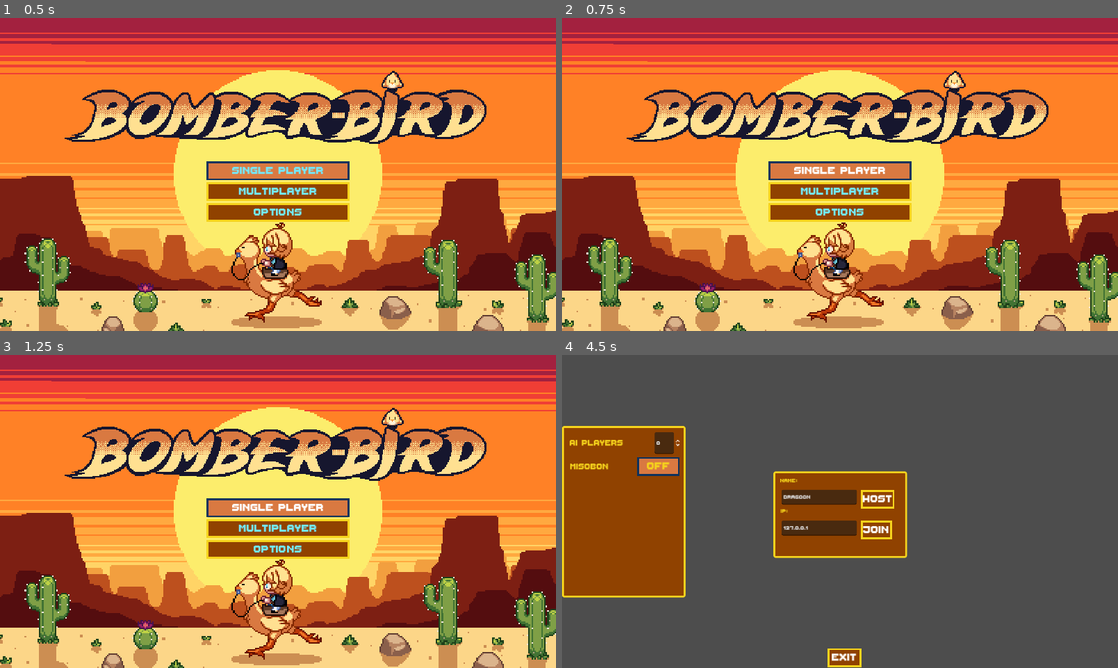
Above: before the commit, frames 1-4 (two rows, left to right).
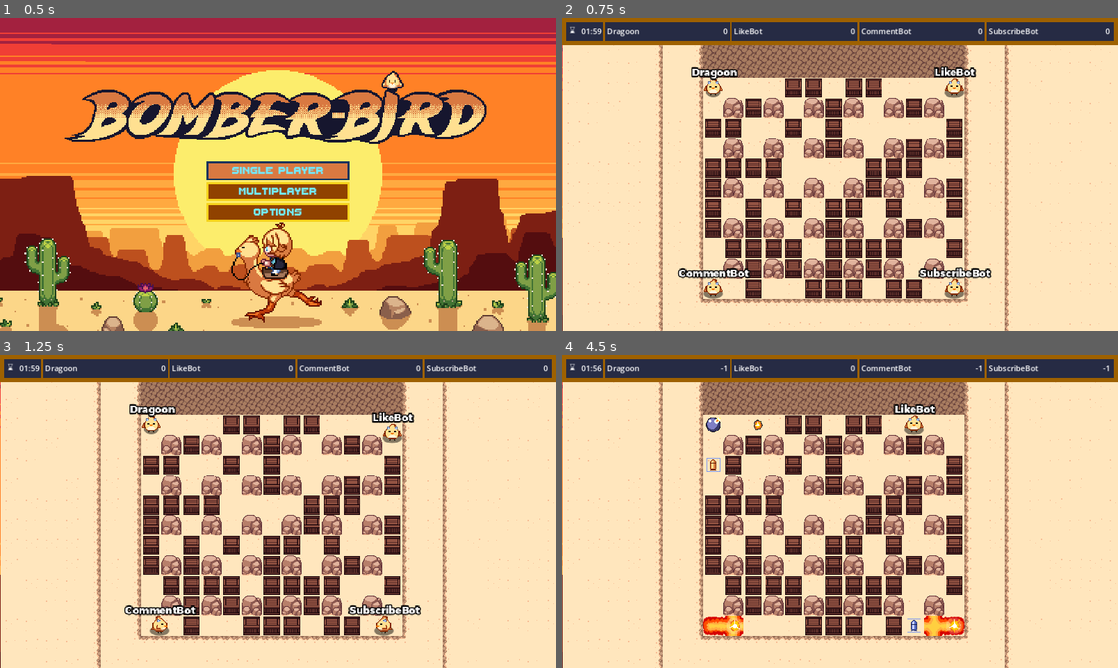
Above: after the commit, the same moments.

Repository: Dragoon-Project-Squad/bomberbird
Game: Godot game, scene res://scenes/main_menu.tscn
The game is run twice, just before and just after one commit, with the same random seed, the same clock (stepped at 60 frames per second) and the same inputs. Sound files missing from this copy of the repository are replaced by a short silence.
Inputs (mouse positions are in pixels of both pictures, inside the frame that each line leads up to):
- Up to frame 1 (0.5 s): no input
- Up to frame 2 (0.75 s): click "Single Player" at 0.5 s
- Up to frame 3 (1.25 s): no input
- Up to frame 4 (4.5 s): click "Single Player" at 1.25 s; hold D (move_right) 2.03-2.75 s; hold Space (set_bomb) 2.03-2.75 s; click "Multiplayer" at 2.75 s; click (656, 467) at 3.5 s, where only the run before the commit has a clickable "super"; hold S (move_down) from 4.28 s (still down)

Frame 1 is identical in both runs. In frame 2, 100% of the frame differs, in the area x 0-100%, y 0-100%; in frame 3, 100%; in frame 4, 100%.
Error before the commit: Parse Error: Could not find type "BombRootFSM" in the current scope. (res://scripts/ai_player.gd:40)

Commit message:
fixed merging issue with main

Diff:
--- a/scenes/battlegrounds.tscn
+++ b/scenes/battlegrounds.tscn
@@ -252,10 +252,6 @@
 spawn_path = NodePath("../MisobonPath")
 script = ExtResource("7_7cqae")
 
-[node name="PickupSpawner" type="MultiplayerSpawner" parent="."]
-spawn_path = NodePath("..")
-script = ExtResource("7_87w5t")
-
 [node name="BreakableSpawner" type="MultiplayerSpawner" parent="." node_paths=PackedStringArray("world")]
 spawn_path = NodePath("../Breakables")
 script = ExtResource("9_k4om7")
--- a/scripts/ai_player.gd
+++ b/scripts/ai_player.gd
@@ -31,16 +31,6 @@
 	if !is_dead:
 		update_animation(movement_vector.normalized())
 
-func place_bomb():
-	if not stunned and last_bomb_time >= BOMB_RATE:
-		var bombPos = tile_map.map_to_local(tile_map.local_to_map(synced_position))
-		bomb_count -= 1
-		last_bomb_time = 0.0
-		if multiplayer.multiplayer_peer == null or is_multiplayer_authority():
-			var bomb : BombRootFSM
-			bomb = bomb_pool.request(self)
-			bomb.do_place.rpc(bombPos, explosion_boost_count)
-
 func _on_object_detection_area_entered(area):
 	var body = area.get_parent()
 	if body is Bomb:
--- a/scripts/ai_state/ai_bomb.gd
+++ b/scripts/ai_state/ai_bomb.gd
@@ -2,5 +2,6 @@
 class_name AIBombing
 
 func _physics_update(_delta : float) -> void:
-	aiplayer.place_bomb()
+	if !aiplayer.stunned && aiplayer.last_bomb_time >= aiplayer.BOMB_RATE:
+		aiplayer.place_bomb()
 	state_changed.emit(self, "Wander")
--- a/scripts/breakable.gd
+++ b/scripts/breakable.gd
@@ -1,7 +1,6 @@
 extends CharacterBody2D
 class_name Breakable
-@onready var breakable_sfx_player := $BreakableSound
-var world : World
+
 
 const PICKUP_ENABLED := true
 const PICKUP_SPAWN_BASE_CHANCE := 1.0
@@ -10,6 +9,8 @@
 @onready var pickup_pool: PickupPool = get_node("/root/World/PickupPool")
 
 var rng = RandomNumberGenerator.new()
+
+var world : World
 
 func decide_pickup_spawn() -> bool:
 	if !PICKUP_ENABLED:
--- a/scripts/game_ui.gd
+++ b/scripts/game_ui.gd
@@ -68,46 +68,22 @@
 	pl.score -= 1
 	pl.scorelabel.set_text(str(pl.score))
 
+@rpc("call_local")
+func add_player(id: int, new_player_name: String):
+	var order: int = player_labels.size() + 1
+	var player_container: HBoxContainer = get_node("Border/Container/Players")
 
-func add_player(id, new_player_name):
-	# Use size of current array to figure out which player to assign
-	match player_labels.size():
-		0:	set_player_one(id, new_player_name)
-		1:	set_player_two(id, new_player_name)
-		2:	set_player_three(id, new_player_name)
-		3:	set_player_four(id, new_player_name)
-		_:	set_player_four(id, new_player_name)
-	#var l = Label.new()
-	#l.horizontal_alignment = HORIZONTAL_ALIGNMENT_CENTER
-	#l.set_text(new_player_name + "\n" + "0")
-	#l.set_h_size_flags(SIZE_EXPAND_FILL)
-	#var font = preload("res://montserrat.otf")
-	#l.set("custom_fonts/font", font)
-	#l.set("custom_font_size/font_size", 18)
-	#add_child(l)
-	#player_labels[id] = { name = new_player_name, label = l, score = 0 }
+	player_labels[id] = {
+		namelabel = player_container.get_node("P" + str(order) + "/P" + str(order) + "Name"),
+		scorelabel = player_container.get_node("P" + str(order) + "/P" + str(order) + "Score"),
+		score = 0
+	}
 
-func set_player_one(id, new_player_name):
-	$Border/Container/Players/P1/P1Name.set_text(new_player_name)
-	player_labels[id] = { namelabel = $Border/Container/Players/P1/P1Name, scorelabel = $Border/Container/Players/P1/P1Score, score = 0 }
+	player_labels[id].namelabel.set_text(new_player_name)
 
-func set_player_two(id, new_player_name):
-	$Border/Container/Players/P2/P2Name.set_text(new_player_name)
-	player_labels[id] = { namelabel = $Border/Container/Players/P2/P2Name, scorelabel = $Border/Container/Players/P2/P2Score, score = 0 }
-	$Border/Container/Players/P2.visible = true
-	$Border/Container/Players/SeparatorP12.visible = true
-
-func set_player_three(id, new_player_name):
-	$Border/Container/Players/P3/P3Name.set_text(new_player_name)
-	player_labels[id] = { namelabel = $Border/Container/Players/P3/P3Name, scorelabel = $Border/Container/Players/P3/P3Score, score = 0 }
-	$Border/Container/Players/P3.visible = true
-	$Border/Container/Players/SeparatorP23.visible = true
-
-func set_player_four(id, new_player_name):
-	$Border/Container/Players/P4/P4Name.set_text(new_player_name)
-	player_labels[id] = { namelabel = $Border/Container/Players/P4/P4Name, scorelabel = $Border/Container/Players/P4/P4Score, score = 0 }
-	$Border/Container/Players/P4.visible = true
-	$Border/Container/Players/SeparatorP34.visible = true
+	if order == 1: return
+	player_container.get_node("P" + str(order)).visible = true
+	player_container.get_node("SeparatorP" + str(order - 1) + str(order)).visible = true
 
 func time_to_string() -> String:
 	var seconds = fmod(time, 60)
--- a/scripts/gamestate.gd
+++ b/scripts/gamestate.gd
@@ -123,11 +123,13 @@
 		get_tree().get_root().get_node("Lobby").hide()
 
 	# Set up score.
-	world.get_node("GameUI").add_player(multiplayer.get_unique_id(), player_name)
-	for pn in players:
-		world.get_node("GameUI").add_player(pn, players[pn])
-	get_tree().set_pause(false) # Unpause and unleash the game!
-
+	if is_multiplayer_authority():
+		world.get_node("GameUI").add_player.rpc(multiplayer.get_unique_id(), player_name)
+		for pn in players:
+			world.get_node("GameUI").add_player.rpc(pn, players[pn])
+
+	# Unpause and unleash the game!
+	get_tree().set_pause(false)
 
 func host_game(new_player_name):
 	player_name = new_player_name
--- a/scripts/held_pickups.gd
+++ b/scripts/held_pickups.gd
@@ -60,3 +60,4 @@
 			held_pickups[pickup_type] = true
 		_:
 			push_error("unknown pickup type... picked up")
+	print(held_pickups)
--- a/scripts/pickups/default_pickup.gd
+++ b/scripts/pickups/default_pickup.gd
@@ -57,7 +57,7 @@
 
 	# Ensure powerup has time to play before pickup is destroyed
 	await pickup_sfx_player.finished
-	pickup_pool.return_obj.rpc(self) #Pickup returns itself to the pool
+	pickup_pool.return_obj(self) #Pickup returns itself to the pool
 	disable_collison_and_hide.rpc()
 	disable.rpc()
 
--- a/scripts/player.gd
+++ b/scripts/player.gd
@@ -70,7 +70,7 @@
 	bomb_count -= 1
 	last_bomb_time = 0
 	if is_multiplayer_authority():
-		var bomb = bomb_pool.request([])
+		var bomb: BombRoot = bomb_pool.request([])
 		bomb.set_bomb_owner.rpc(self.name)
 		bomb.do_place.rpc(bombPos, explosion_boost_count)
 
Not shown: 1 places in scenes/ai_player.tscn that only renumber resources
Not shown: 1 places in scenes/bombs/bomb_root.tscn that only renumber resources
